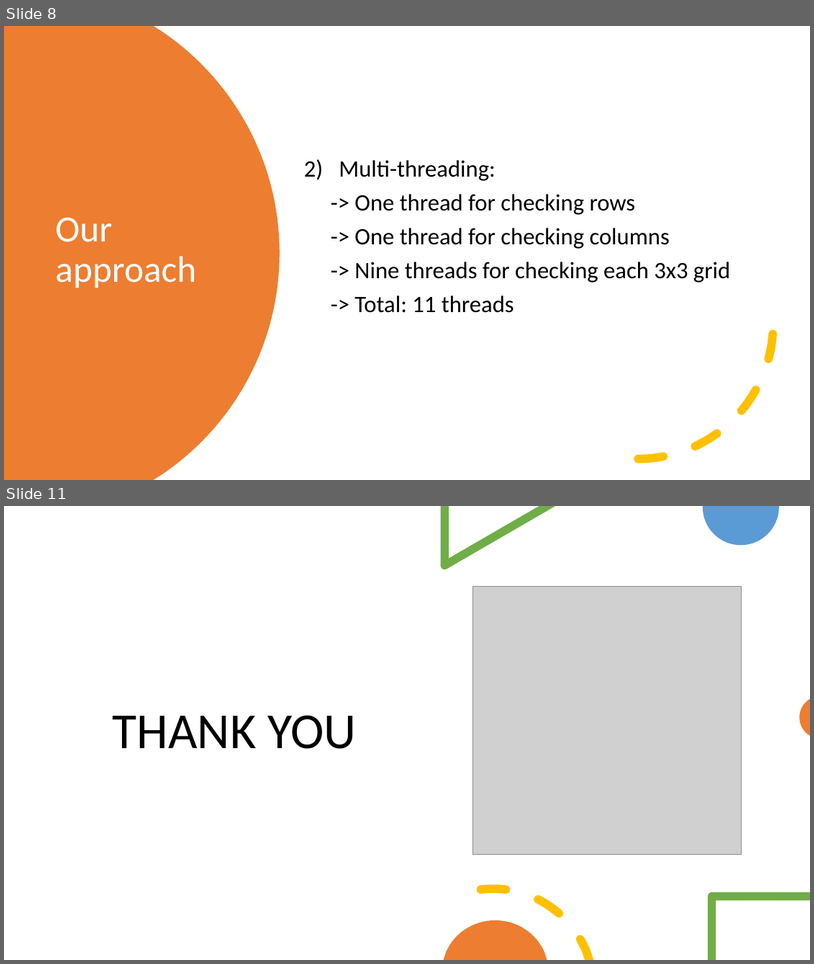
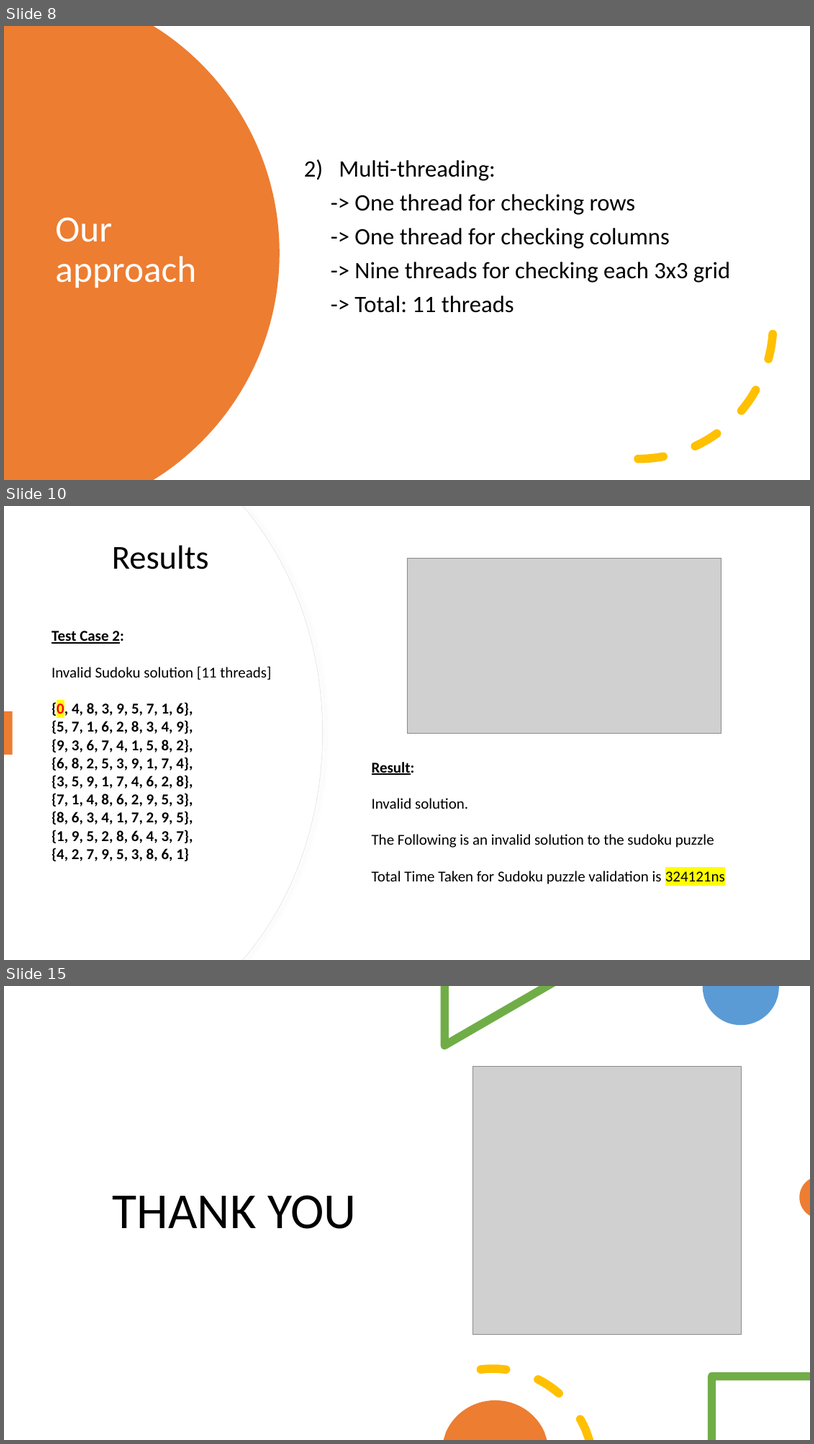
Before and after one commit to akhilcherukuri/Operating-Systems-Design, a slide deck: 180C Project Presentation - Group12.pptx. Shown one above the other, each under a label of ours: slides 8 and 11 before the commit, slides 8, 10 and 15 after it; the slides between them are not shown. The pictures are 814x964 and 814x1444 pixels, drawn with LibreOffice and Linux fonts; fonts in the diff are those of the drawing; grey boxes stand for pictures. Boxes give left, top, right and bottom in pixels: in the first picture for what was removed or moved away, otherwise in the second. Text is boxed around its words. In the diff, an @@ line names an element or a change of style, - is before the commit and + after.

```diff
--- a/180C Project Presentation - Group12.pptx
+++ b/180C Project Presentation - Group12.pptx
@@ slide 10 added at bbox=[4, 506, 810, 960], background #FFFFFF @@
@@ freeform shape added at bbox=[4, 506, 323, 960], fill #FFFFFF, outline #E6E6E6 0.75 pt @@
@@ freeform shape added at bbox=[4, 506, 322, 960], fill #FFFFFF @@
@@ title added at bbox=[112, 545, 209, 569], 40 pt, text #000000 @@
+Results
@@ picture added at bbox=[407, 558, 722, 733] @@
@@ text added at bbox=[52, 631, 271, 861], 18 pt, text #000000, bold @@
+Test Case 2:
+Invalid Sudoku solution [11 threads]
+{0, 4, 8, 3, 9, 5, 7, 1, 6},
+{5, 7, 1, 6, 2, 8, 3, 4, 9},
+{9, 3, 6, 7, 4, 1, 5, 8, 2},
+{6, 8, 2, 5, 3, 9, 1, 7, 4},
+{3, 5, 9, 1, 7, 4, 6, 2, 8},
+{7, 1, 4, 8, 6, 2, 9, 5, 3},
+{8, 6, 3, 4, 1, 7, 2, 9, 5},
+{1, 9, 5, 2, 8, 6, 4, 3, 7},
+{4, 2, 7, 9, 5, 3, 8, 6, 1}
@@ rectangle added at bbox=[4, 711, 13, 754], fill #ED7D31 @@
@@ text added at bbox=[372, 762, 725, 884], 18 pt, text #000000 @@
+Result:
+Invalid solution.
+The Following is an invalid solution to the sudoku puzzle
+Total Time Taken for Sudoku puzzle validation is 324121ns
@@ what was slide 11 is now slide 15 @@
```
Also in this commit, not shown: 5 other slides added, 2 slides removed, 2 other files.
